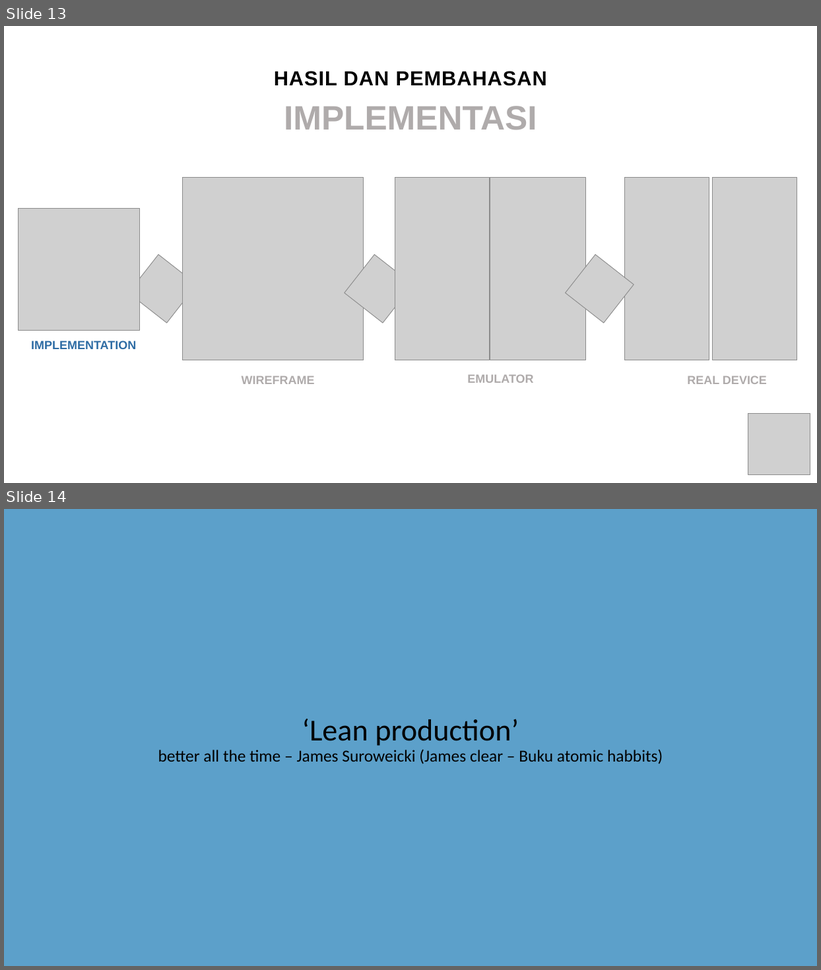
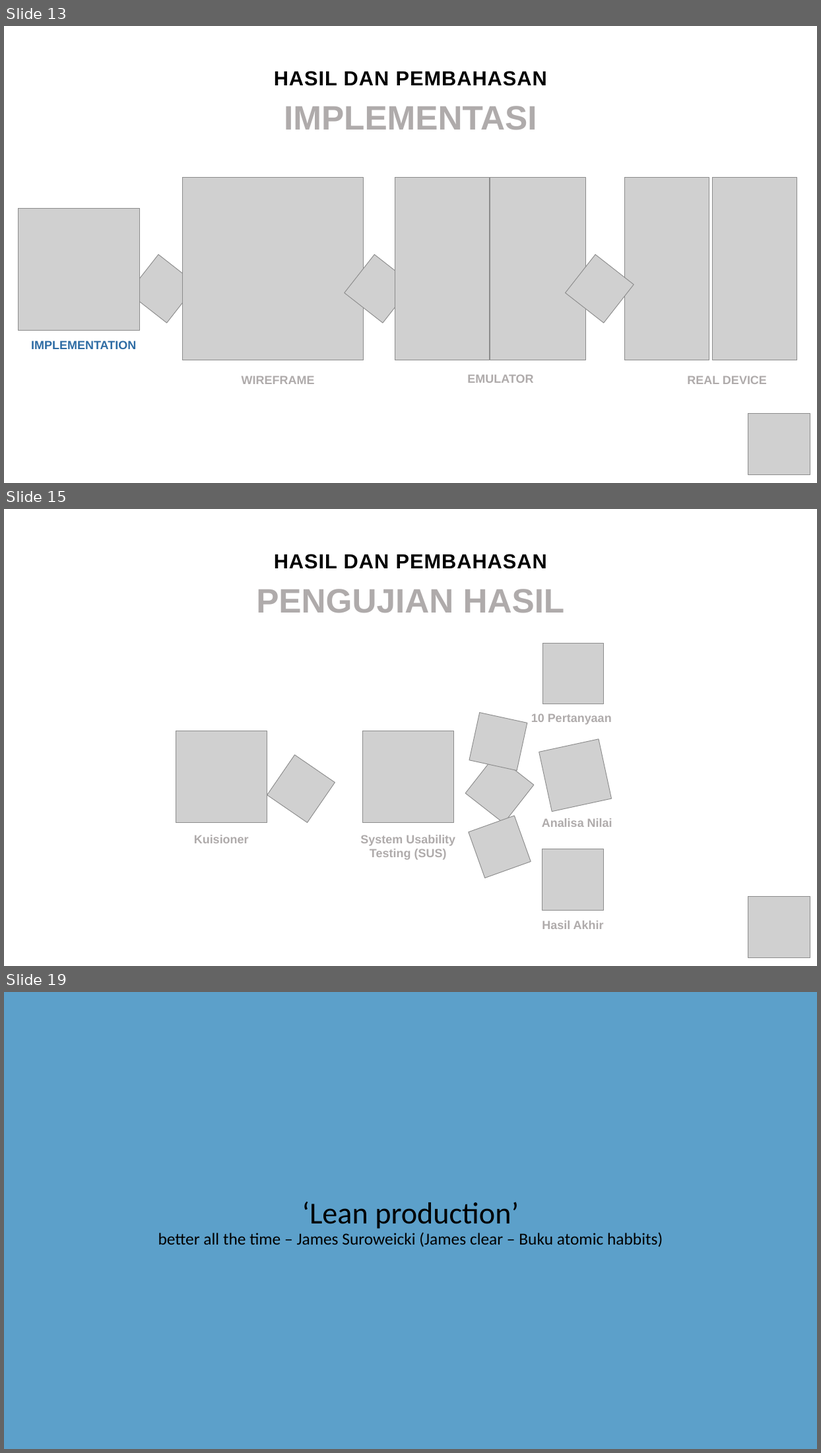
Before and after one commit to gunadermawan/skripsi, a slide deck: dokumen/ppt_skripsi.pptx. Shown one above the other, each under a label of ours: slides 13 and 14 before the commit, slides 13, 15 and 19 after it; the slides between them are not shown. The pictures are 821x970 and 821x1453 pixels, drawn with LibreOffice and Linux fonts; fonts in the diff are those of the drawing; grey boxes stand for pictures. Boxes give left, top, right and bottom in pixels: in the first picture for what was removed or moved away, otherwise in the second. Text is boxed around its words. In the diff, an @@ line names an element or a change of style, - is before the commit and + after.

```diff
--- a/dokumen/ppt_skripsi.pptx
+++ b/dokumen/ppt_skripsi.pptx
@@ slide 15 added at box(4, 509, 817, 966), background #FFFFFF @@
@@ text added at box(274, 554, 547, 569), 24 pt, text #000000, bold @@
+HASIL DAN PEMBAHASAN
@@ text added at box(256, 589, 565, 613), 40 pt, text #AFABAB, bold @@
+PENGUJIAN HASIL
@@ picture added at box(543, 643, 604, 704) @@
@@ picture added at box(470, 713, 528, 771) @@
@@ text added at box(531, 714, 612, 725), 14 pt, text #AFABAB, bold @@
+10 Pertanyaan
@@ picture added at box(176, 731, 267, 823) @@
@@ picture added at box(362, 731, 454, 823) @@
@@ picture added at box(539, 739, 612, 812) @@
@@ picture added at box(267, 755, 335, 823) @@
@@ picture added at box(466, 755, 534, 824) @@
@@ picture added at box(469, 816, 531, 878) @@
@@ text added at box(542, 819, 613, 827), 14 pt, text #AFABAB, bold @@
+Analisa Nilai
@@ text added at box(194, 835, 249, 844), 14 pt, text #AFABAB, bold @@
+Kuisioner
@@ text added at box(360, 835, 455, 860), 14 pt, text #AFABAB, bold @@
+System Usability Testing (SUS)
@@ picture added at box(543, 850, 604, 910) @@
@@ picture added at box(748, 897, 811, 958) @@
@@ text added at box(542, 921, 604, 929), 14 pt, text #AFABAB, bold @@
+Hasil Akhir
@@ what was slide 14 is now slide 19 @@
```
Also in this commit, not shown: 1 slide changed, 5 other slides added.
